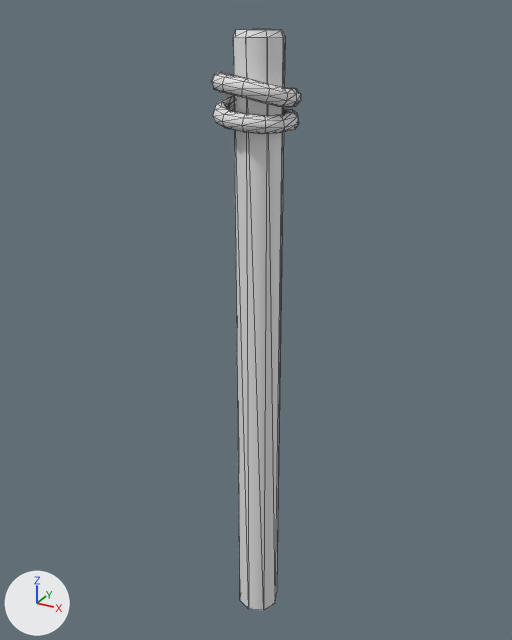
The glTF model src/assets/glb/kits/pirate/environment/Dock_Pole.glb, before and after one commit.
Before and after are seen from a camera (50 mm lens) standing at (148.0, -272.0, 109.0) and looking at (-6.0, 8.0, -31.0). Every picture has the same lights, and +X, +Y and +Z are marked at lower left. The first picture is the older version. Mesh edges are drawn as thin lines. Where no turn or scale is listed for an object, it has been applied to the vertices.

The scene before the commit, as lines of its bpy script (objects in view):
```python
mat_atlas = principled_material('Atlas')
mat_atlas.base_color = (0.8, 0.8, 0.8)  # white #e7e7e7
mat_atlas.roughness = 0.553
me_cylinder_028 = bpy.data.meshes.new('Cylinder.028')
me_cylinder_028.from_pydata(...)  # 272 vertices, 524 faces; spans x -20.0..16.0, y -18.0..20.0, z -200.0..101.0
me_cylinder_028.materials.append(mat_atlas)  # white #e7e7e7
ob_environment_dock_pole = bpy.data.objects.new('Environment_Dock_Pole', me_cylinder_028)
ob_environment_dock_pole.location = (0.0, 0.0, 0.0)
```
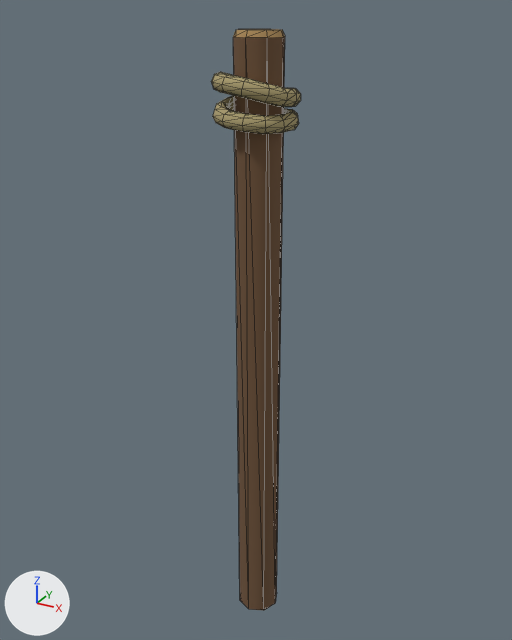
The newer file is also rescaled (x0.01) as a whole; pictures and numbers use the older file's frame.

Boxes (x1, y1, x2, y2) around the edits, measured in the pictures (512 x 640 px):
'Environment_Dock_Pole', surface changed (white to brown): (211, 29, 301, 610) in both

The change, as a list of edits to the scene's bpy script:
```text
Add img_atlas_pirate:
    img_atlas_pirate = load_image('Atlas_Pirate', '_unpacked/Atlas_Pirate', 32, 32, 'sRGB')
Change mat_atlas:
    remove mat_atlas.base_color = (0.8, 0.8, 0.8)  # white #e7e7e7
    add mat_atlas.texture = img_atlas_pirate
    mat_atlas.roughness: 0.553 -> 1.0
```
